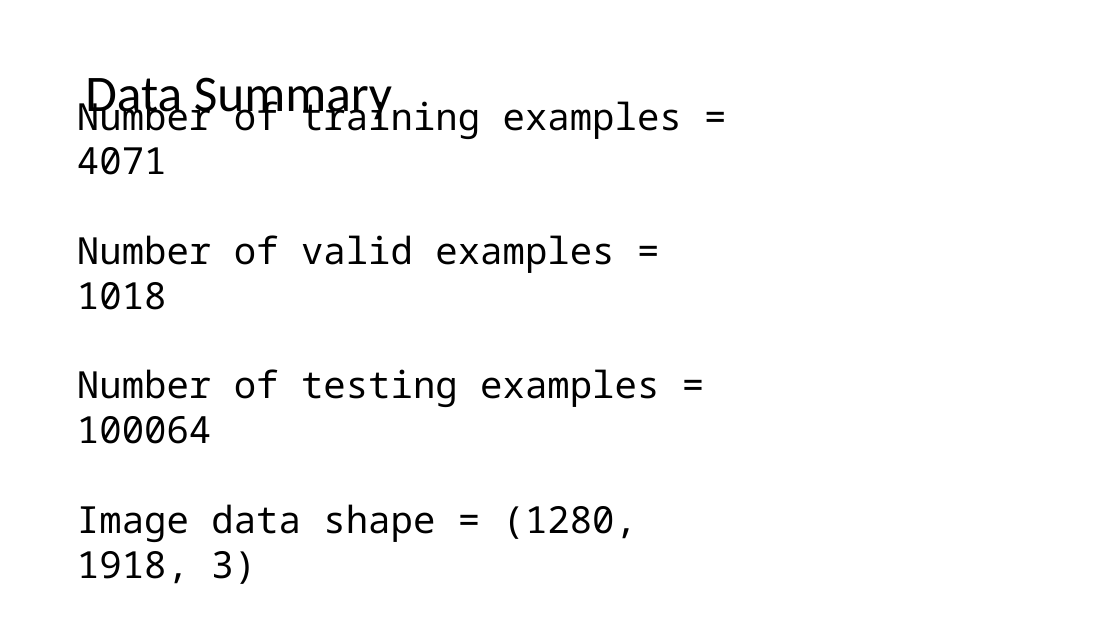
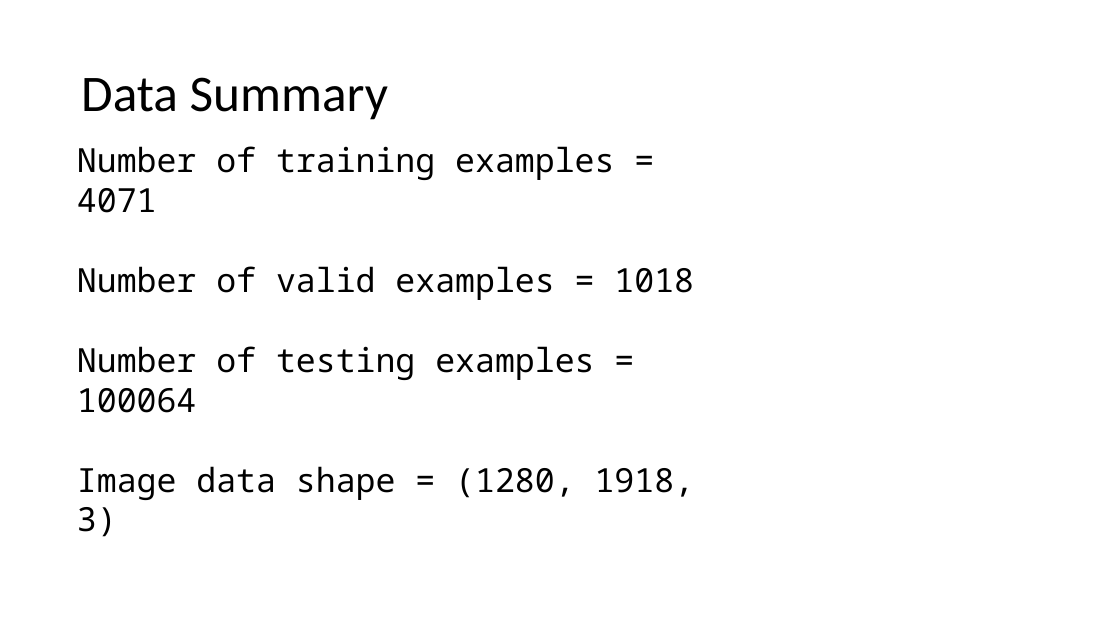
Before and after one commit to ligenchang/carvana-image-masking-challenge, a slide deck: slide 12 of Presentaton.pptx (slide 6 before the commit). Drawn at 1120x630 pixels with LibreOffice and Linux fonts; fonts in the diff are those of the drawing. Boxes give left, top, right and bottom in pixels: in the first picture for what was removed or moved away, otherwise in the second. Text is boxed around its words. In the diff, an @@ line names an element or a change of style, - is before the commit and + after.

```diff
--- a/Presentaton.pptx
+++ b/Presentaton.pptx
@@ title "Data Summary": place and size @@
-title "Data Summary" at bbox=[85, 77, 392, 123]
+title "Data Summary" at bbox=[81, 77, 388, 120]
@@ text "Number of training examples = ..." at bbox=[77, 146, 695, 537]: size 32 to 28.5 pt @@
```
Also in this commit, not shown: 6 other slides changed, 7 slides added, 1 slide removed.
